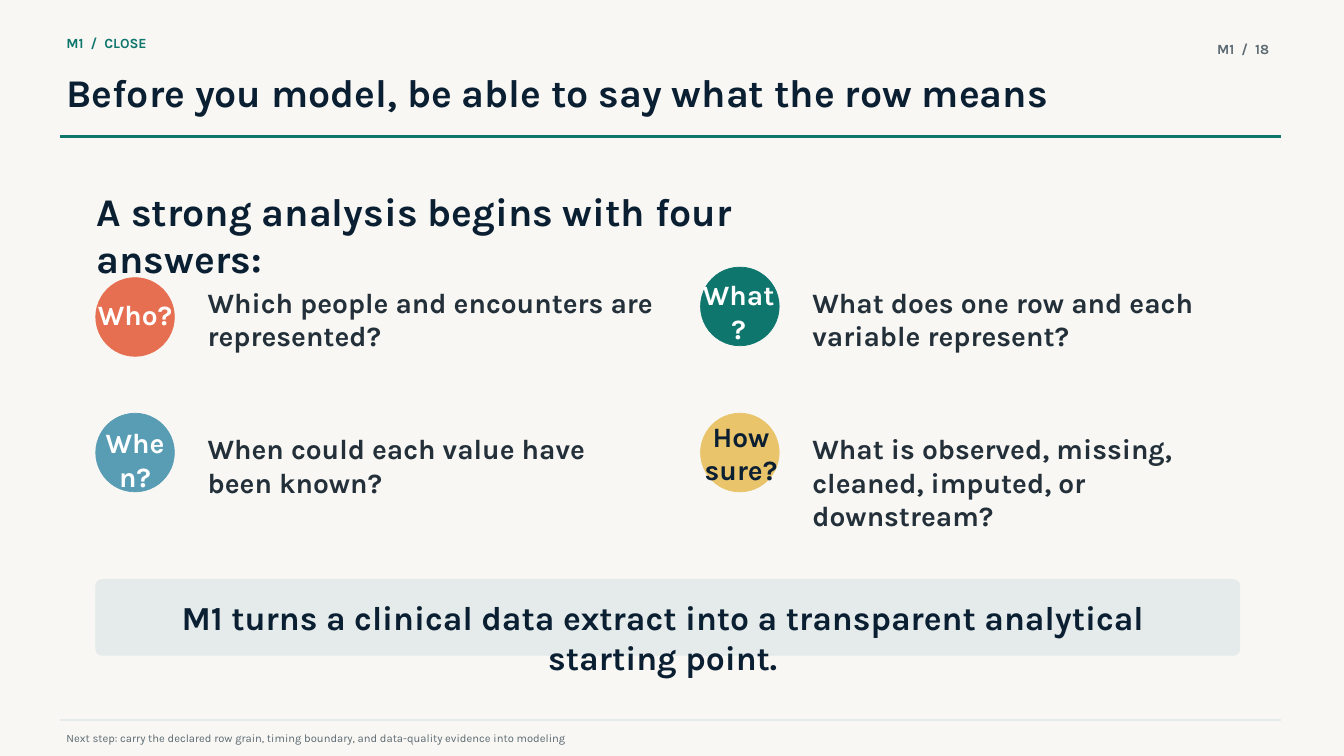
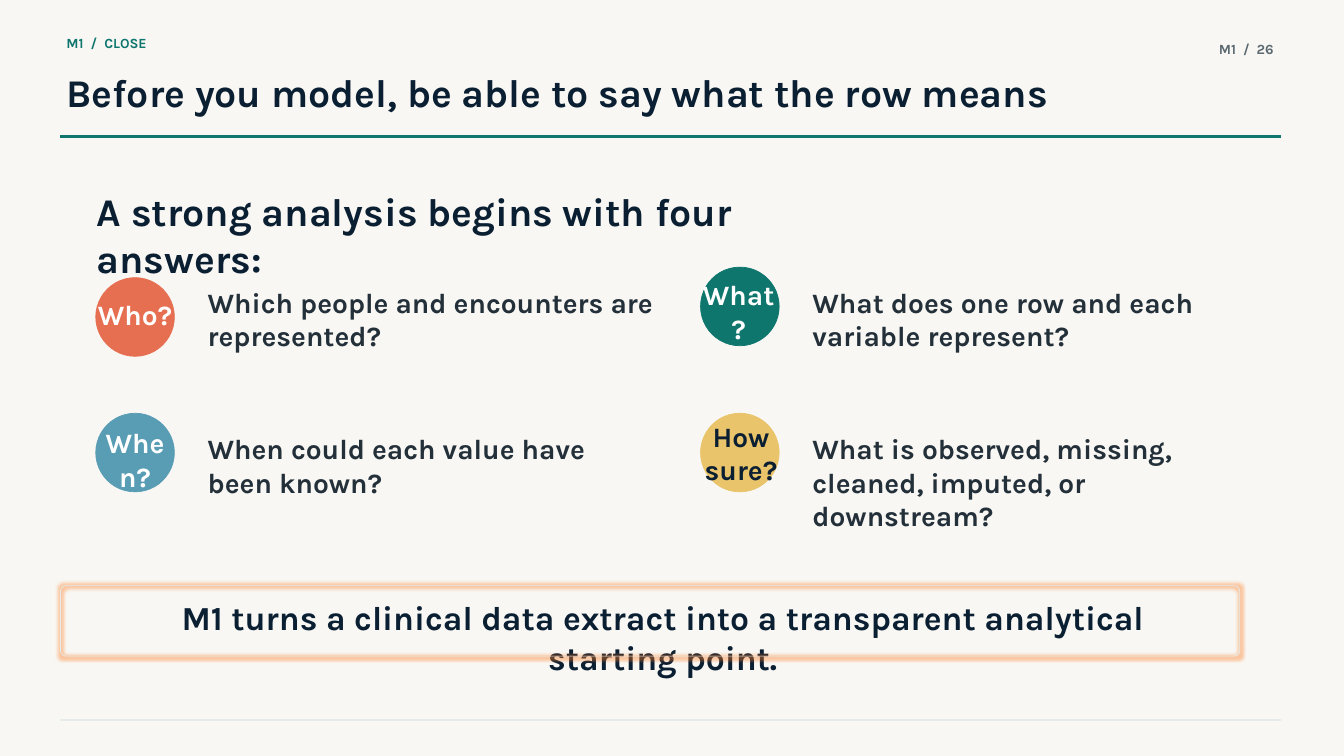
Before and after one commit to waziz786/MedML-toolbox, a slide deck: slide 27 of presentations/pptx/01_M1_EHR_MIMIC_IV_ED_Notebook_Overview.pptx (slide 18 before the commit). Drawn at 1344x756 pixels with LibreOffice and Linux fonts; fonts in the diff are those of the drawing. Boxes give left, top, right and bottom in pixels: in the first picture for what was removed or moved away, otherwise in the second. Text is boxed around its words. In the diff, an @@ line names an element or a change of style, - is before the commit and + after.

```diff
--- a/presentations/pptx/01_M1_EHR_MIMIC_IV_ED_Notebook_Overview.pptx
+++ b/presentations/pptx/01_M1_EHR_MIMIC_IV_ED_Notebook_Overview.pptx
@@ text at box(1219, 45, 1274, 54): text changed @@
-M1 / 18
+M1 / 26
@@ rounded rectangle: place and size @@
-rounded rectangle at box(96, 580, 1240, 655)
+rounded rectangle at box(60, 586, 1240, 656)
@@ rounded rectangle at box(60, 586, 1240, 656): fill #E4EBEA to none @@
@@ text removed at box(66, 734, 566, 745) @@
-Next step: carry the declared row grain, timing boundary, and data-quality evidence into modeling
```
Also in this commit, not shown: 17 other slides changed, 9 slides added, 23 other files.
